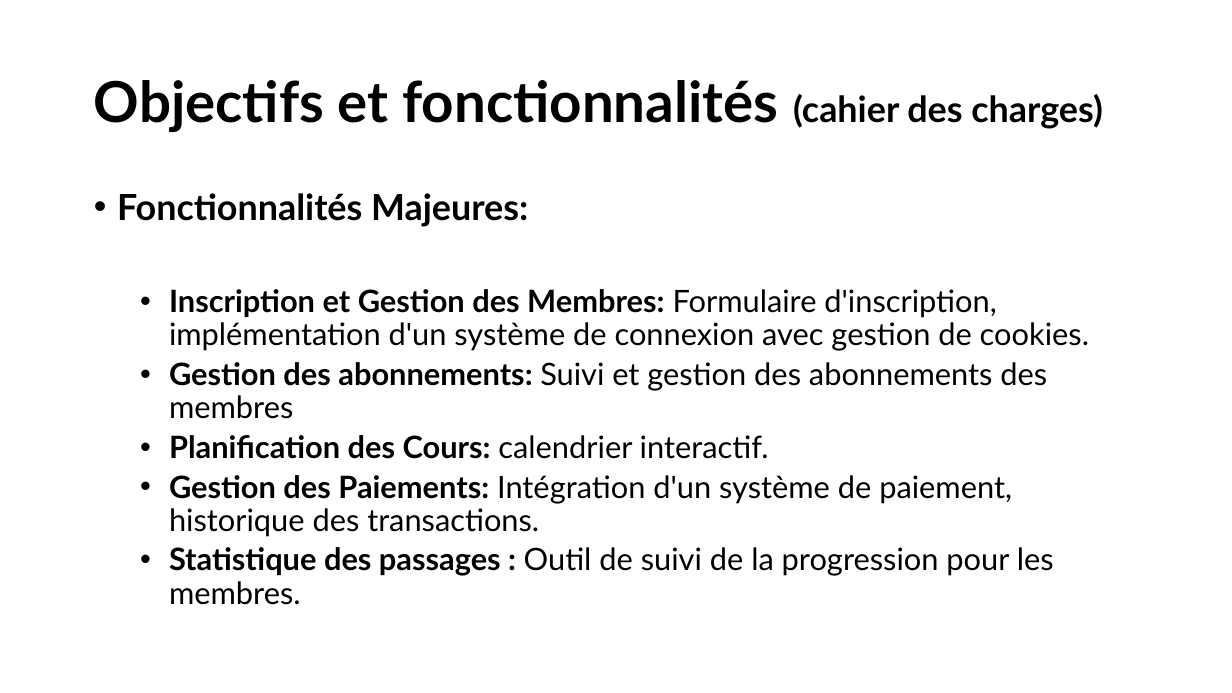
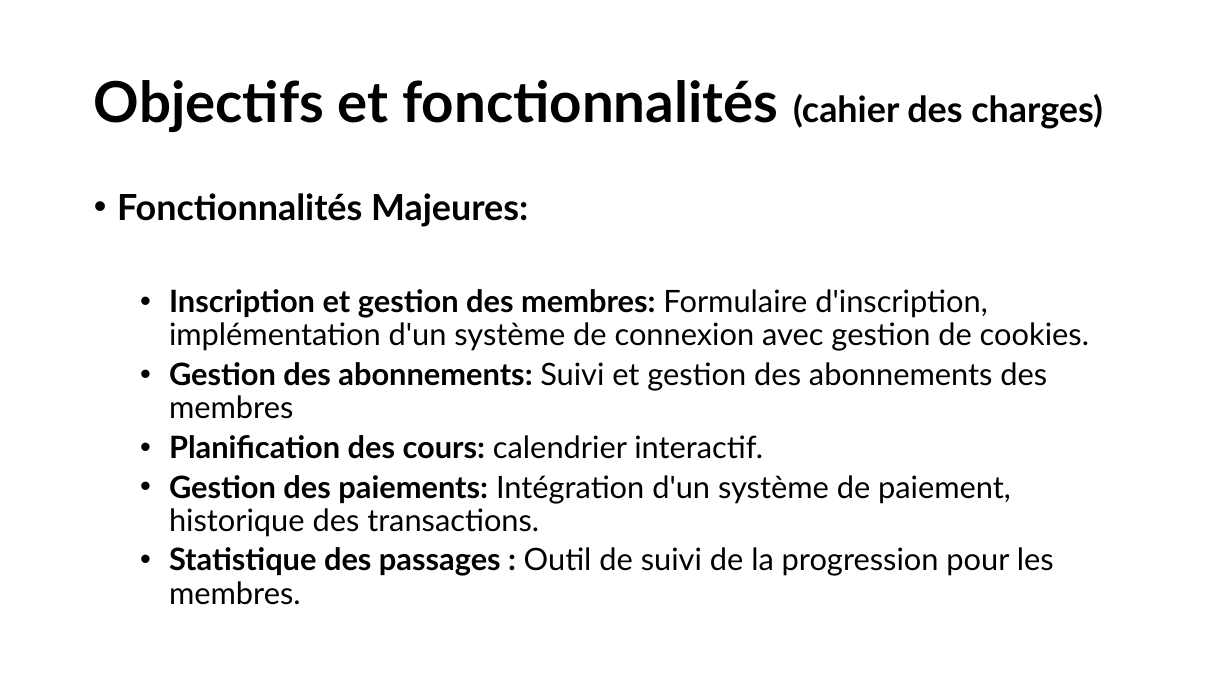
Before and after one commit to Theodrosrun/bdr-projet, a slide deck: slide 3 of Présentation.pptx. Drawn at 1232x693 pixels with LibreOffice and Linux fonts; fonts in the diff are those of the drawing. Boxes give left, top, right and bottom in pixels: in the first picture for what was removed or moved away, otherwise in the second. Text is boxed around its words. In the diff, an @@ line names an element or a change of style, - is before the commit and + after.

```diff
--- a/Présentation.pptx
+++ b/Présentation.pptx
@@ text at (169,289,1089,351): text changed @@
-  • Inscription et Gestion des Membres: Formulaire d'inscription, implémentation d'un système de connexion avec gestion de cookies.
+  • Inscription et gestion des membres: Formulaire d'inscription, implémentation d'un système de connexion avec gestion de cookies.
@@ text at (169,435,1011,537): text changed @@
-  • Planification des Cours: calendrier interactif.
-  • Gestion des Paiements: Intégration d'un système de paiement, historique des transactions.
+  • Planification des cours: calendrier interactif.
+  • Gestion des paiements: Intégration d'un système de paiement, historique des transactions.
```
Also in this commit, not shown: 5 other slides changed.
